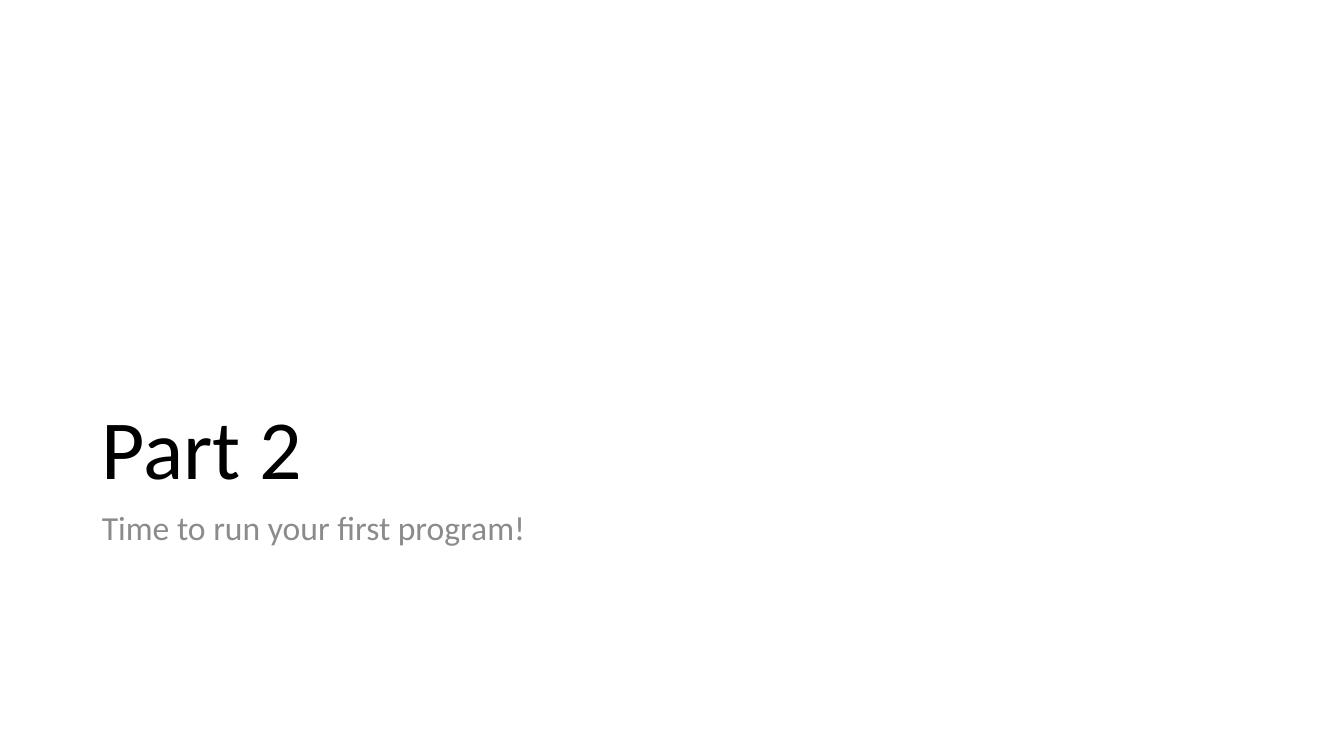
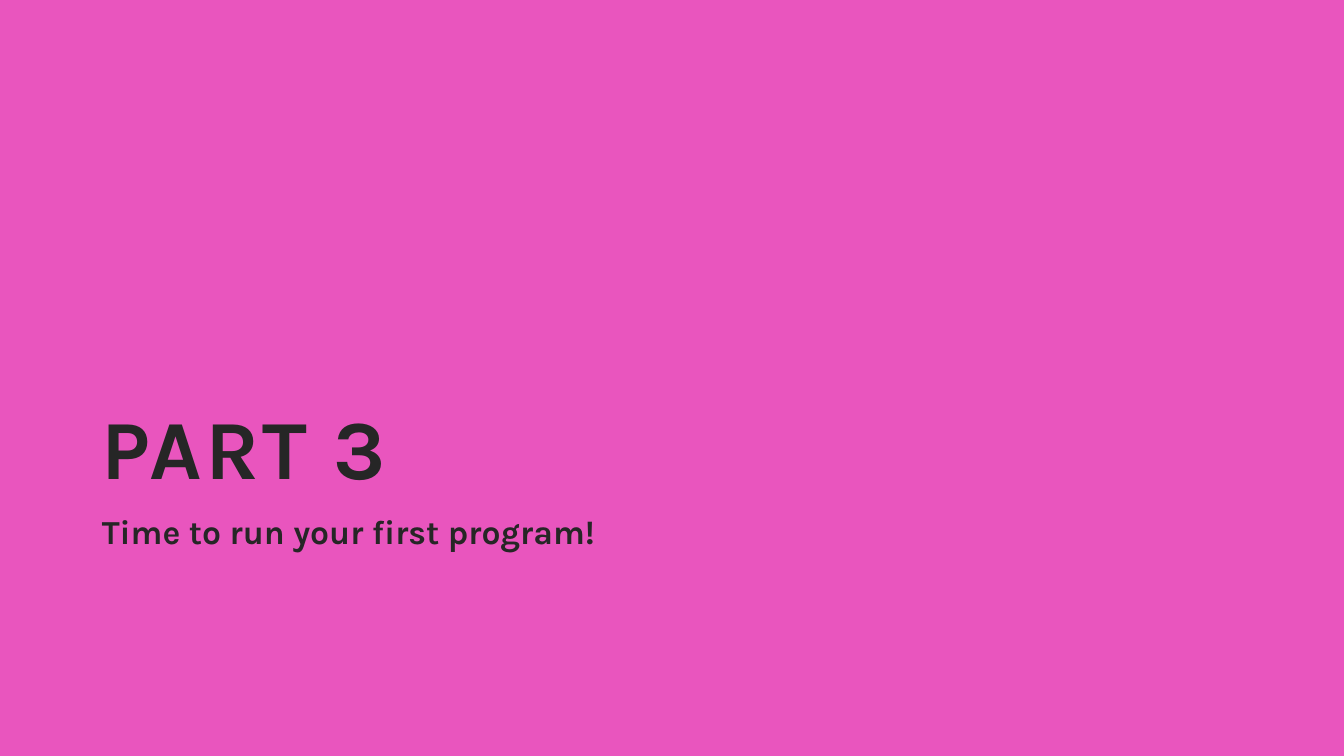
Before and after one commit to thatrandomfrenchdude/Think-Like-A-Programmer, a slide deck: slide 12 of PPT/TLAP_ppt.pptx (slide 10 before the commit). Drawn at 1344x756 pixels with LibreOffice and Linux fonts; fonts in the diff are those of the drawing. Boxes give left, top, right and bottom in pixels: in the first picture for what was removed or moved away, otherwise in the second. Text is boxed around its words. In the diff, an @@ line names an element or a change of style, - is before the commit and + after.

```diff
--- a/PPT/TLAP_ppt.pptx
+++ b/PPT/TLAP_ppt.pptx
@@ background #FFFFFF to #E955BE @@
@@ title at <box>102,423,385,480</box>: text changed; font Calibri to Karla; text colour #000000 to #262626; bold on @@
-Part 2
+PART 3
@@ text "Time to run your first ..." at <box>102,520,595,553</box>: font Calibri to Karla, text colour #8C8C8C to #262626, bold on; line spacing 0.9 to 1; more space between paragraphs @@
```
Also in this commit, not shown: 12 other slides changed, 3 slides added, 4 other files.
